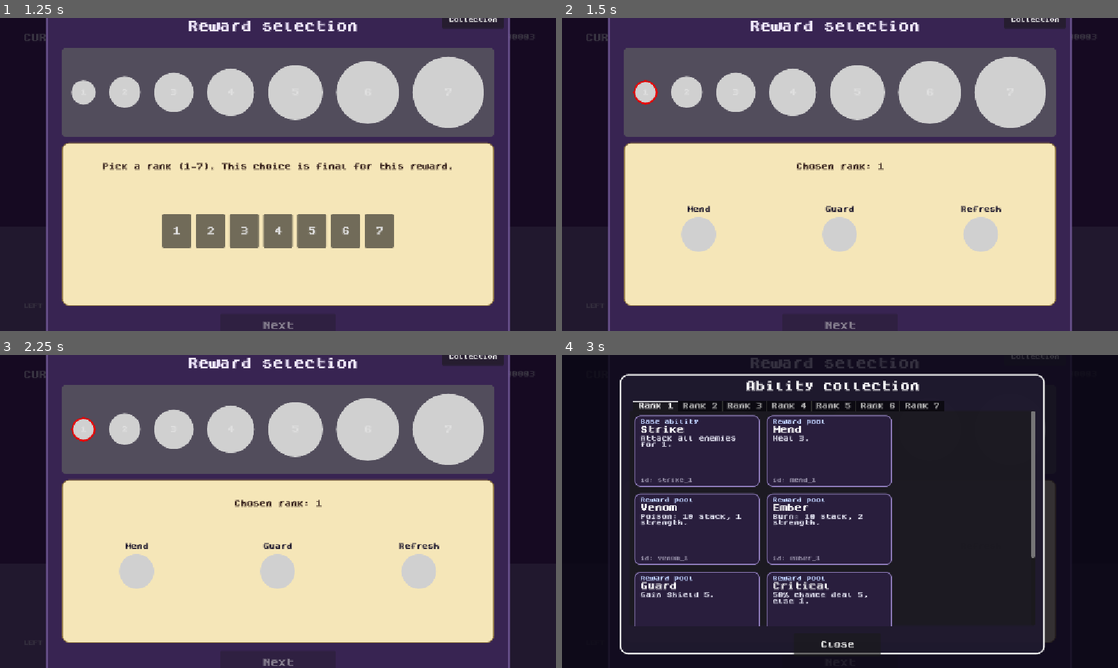
Above: before the commit, frames 1-4 (two rows, left to right).
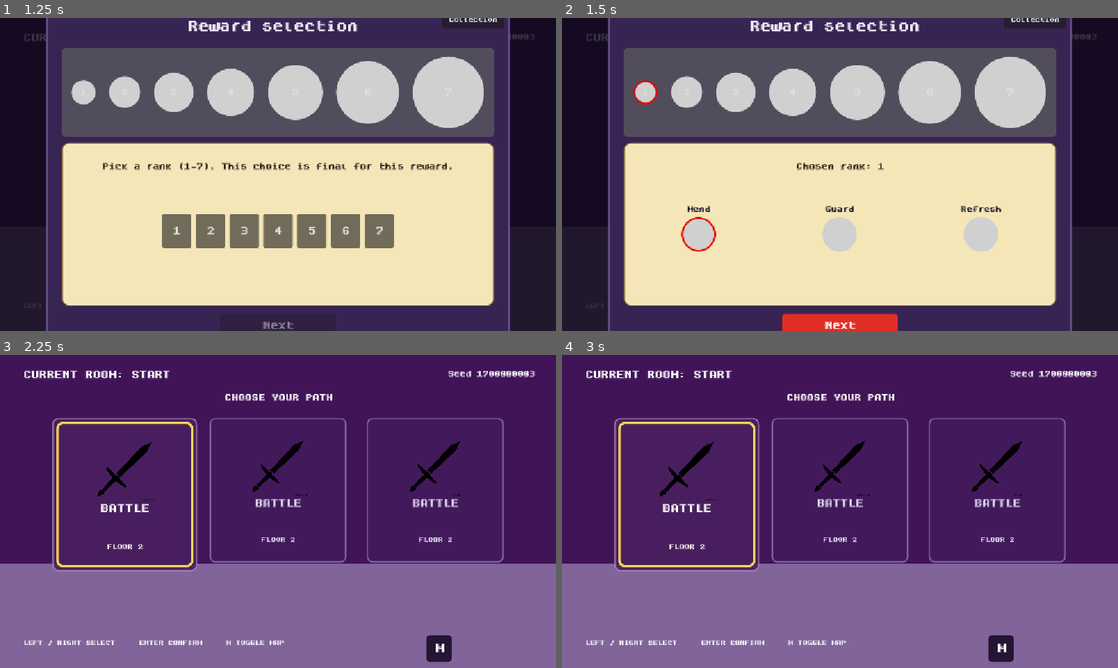
Above: after the commit, the same moments.

Repository: nmh6063-star/GameDesign-FinalProject
Game: Godot game, scene res://scenes/menu_screen.tscn
Same seed, same stepped clock (60 frames per second), same inputs: the game is played once before the commit and once after it.
Inputs (mouse positions are in pixels of both pictures, inside the frame that each line leads up to):
- Up to frame 1 (1.25 s): click (278, 215) at 0.5 s
- Up to frame 2 (1.5 s): click "1" at 1.25 s
- Up to frame 3 (2.25 s): click (278, 661) at 2 s, where only the run after the commit has a clickable "Next"
- Up to frame 4 (3 s): click (1034, 358) at 2.75 s, where only the run before the commit has a clickable "Collection"

Frame 1 is identical in both runs. In frame 2, 1.3% of the frame differs, in the area x 21-61%, y 63-100%; in frame 3, 90%; in frame 4, 99%, in the area x 0-100%, y 0-100%.

Commit message:
reimplement enemies

Diff:
--- /dev/null
+++ b/data/enemies/enemy_chicken.tres
@@ -0,0 +1,20 @@
+[gd_resource type="Resource" script_class="EnemyData" format=3 uid="uid://dhwycs47fr8uc"]
+
+[ext_resource type="Script" uid="uid://bcjr8w352653g" path="res://script/entities/enemies/actions/enemy_action_base.gd" id="1_base"]
+[ext_resource type="Script" uid="uid://box8rqf4wjr51" path="res://script/entities/enemies/enemy_data.gd" id="2_data"]
+[ext_resource type="Script" uid="uid://cw4hlvxifwn8g" path="res://script/entities/enemies/actions/direct_attack_action.gd" id="3_action"]
+[ext_resource type="Script" uid="uid://yo4105wmtbek" path="res://script/entities/enemies/effects/enemy_effect_base.gd" id="3_eff"]
+[ext_resource type="Texture2D" uid="uid://dx12fl0tb44r5" path="res://assets/Target.png" id="4_tex"]
+
+[sub_resource type="Resource" id="Action_1"]
+script = ExtResource("3_action")
+
+[resource]
+script = ExtResource("2_data")
+id = "enemy_chicken"
+display_name = "Chicken"
+sprite_texture = ExtResource("4_tex")
+sprite_scale = Vector2(0.3, 0.3)
+max_health = 30
+attack_damage = 5
+actions = Array[ExtResource("1_base")]([SubResource("Action_1")])
--- /dev/null
+++ b/data/enemies/enemy_fire.tres
@@ -0,0 +1,21 @@
+[gd_resource type="Resource" script_class="EnemyData" format=3 uid="uid://ddsdoejecdqtx"]
+
+[ext_resource type="Script" uid="uid://bcjr8w352653g" path="res://script/entities/enemies/actions/enemy_action_base.gd" id="1_base"]
+[ext_resource type="Script" uid="uid://box8rqf4wjr51" path="res://script/entities/enemies/enemy_data.gd" id="2_data"]
+[ext_resource type="Script" uid="uid://cvoaxx3d6tfs4" path="res://script/entities/enemies/actions/burn_attack_action.gd" id="3_action"]
+[ext_resource type="Script" uid="uid://yo4105wmtbek" path="res://script/entities/enemies/effects/enemy_effect_base.gd" id="3_eff"]
+[ext_resource type="Texture2D" uid="uid://bvr6is46sh2xc" path="res://assets/enemies/fire-enemy2.png" id="5_0retl"]
+
+[sub_resource type="Resource" id="Action_1"]
+script = ExtResource("3_action")
+
+[resource]
+script = ExtResource("2_data")
+id = "enemy_fire"
+display_name = "Fire Enemy"
+sprite_texture = ExtResource("5_0retl")
+sprite_scale = Vector2(0.5, 0.5)
+max_health = 100
+attack_damage = 15
+attack_interval = 10.0
+actions = Array[ExtResource("1_base")]([SubResource("Action_1")])
--- /dev/null
+++ b/data/enemies/enemy_guard.tres
@@ -0,0 +1,20 @@
+[gd_resource type="Resource" script_class="EnemyData" format=3 uid="uid://bjf70u4vp7hw4"]
+
+[ext_resource type="Script" uid="uid://bcjr8w352653g" path="res://script/entities/enemies/actions/enemy_action_base.gd" id="1_base"]
+[ext_resource type="Script" uid="uid://box8rqf4wjr51" path="res://script/entities/enemies/enemy_data.gd" id="2_data"]
+[ext_resource type="Script" uid="uid://dfcg8sq862pf8" path="res://script/entities/enemies/actions/self_heal_action.gd" id="3_action"]
+[ext_resource type="Script" uid="uid://yo4105wmtbek" path="res://script/entities/enemies/effects/enemy_effect_base.gd" id="3_eff"]
+[ext_resource type="Texture2D" uid="uid://dx12fl0tb44r5" path="res://assets/Target.png" id="4_tex"]
+
+[sub_resource type="Resource" id="Action_1"]
+script = ExtResource("3_action")
+
+[resource]
+script = ExtResource("2_data")
+id = "enemy_guard"
+display_name = "Guard"
+sprite_texture = ExtResource("4_tex")
+sprite_scale = Vector2(0.3, 0.3)
+max_health = 200
+attack_interval = 10.0
+actions = Array[ExtResource("1_base")]([SubResource("Action_1")])
--- /dev/null
+++ b/data/enemies/enemy_ice.tres
@@ -0,0 +1,21 @@
+[gd_resource type="Resource" script_class="EnemyData" format=3 uid="uid://bunhc5ixcgkqc"]
+
+[ext_resource type="Script" uid="uid://bcjr8w352653g" path="res://script/entities/enemies/actions/enemy_action_base.gd" id="1_base"]
+[ext_resource type="Script" uid="uid://box8rqf4wjr51" path="res://script/entities/enemies/enemy_data.gd" id="2_data"]
+[ext_resource type="Script" uid="uid://bkne8m71j1u1f" path="res://script/entities/enemies/actions/ice_attack_action.gd" id="3_action"]
+[ext_resource type="Script" uid="uid://yo4105wmtbek" path="res://script/entities/enemies/effects/enemy_effect_base.gd" id="3_eff"]
+[ext_resource type="Texture2D" uid="uid://dleny0qxftq1j" path="res://assets/enemies/ice-no-back.png" id="5_58fj3"]
+
+[sub_resource type="Resource" id="Action_1"]
+script = ExtResource("3_action")
+
+[resource]
+script = ExtResource("2_data")
+id = "enemy_ice"
+display_name = "Ice Enemy"
+sprite_texture = ExtResource("5_58fj3")
+sprite_scale = Vector2(0.1, 0.1)
+max_health = 80
+attack_damage = 12
+attack_interval = 10.0
+actions = Array[ExtResource("1_base")]([SubResource("Action_1")])
--- /dev/null
+++ b/data/enemies/enemy_knight.tres
@@ -0,0 +1,21 @@
+[gd_resource type="Resource" script_class="EnemyData" format=3 uid="uid://nty7nbl8x7sr"]
+
+[ext_resource type="Script" uid="uid://bcjr8w352653g" path="res://script/entities/enemies/actions/enemy_action_base.gd" id="1_base"]
+[ext_resource type="Script" uid="uid://box8rqf4wjr51" path="res://script/entities/enemies/enemy_data.gd" id="2_data"]
+[ext_resource type="Script" uid="uid://c0ybrm3kkd1uy" path="res://script/entities/enemies/actions/heavy_strike_action.gd" id="3_action"]
+[ext_resource type="Script" uid="uid://yo4105wmtbek" path="res://script/entities/enemies/effects/enemy_effect_base.gd" id="3_eff"]
+[ext_resource type="Texture2D" uid="uid://dx12fl0tb44r5" path="res://assets/Target.png" id="4_tex"]
+
+[sub_resource type="Resource" id="Action_1"]
+script = ExtResource("3_action")
+
+[resource]
+script = ExtResource("2_data")
+id = "enemy_knight"
+display_name = "Knight"
+sprite_texture = ExtResource("4_tex")
+sprite_scale = Vector2(0.3, 0.3)
+max_health = 150
+attack_damage = 20
+attack_interval = 8.0
+actions = Array[ExtResource("1_base")]([SubResource("Action_1")])
--- /dev/null
+++ b/data/enemies/enemy_machine_core.tres
@@ -0,0 +1,21 @@
+[gd_resource type="Resource" script_class="EnemyData" format=3 uid="uid://baognwa8w1mfp"]
+
+[ext_resource type="Script" uid="uid://bcjr8w352653g" path="res://script/entities/enemies/actions/enemy_action_base.gd" id="1_base"]
+[ext_resource type="Script" uid="uid://box8rqf4wjr51" path="res://script/entities/enemies/enemy_data.gd" id="2_data"]
+[ext_resource type="Script" uid="uid://cw4hlvxifwn8g" path="res://script/entities/enemies/actions/direct_attack_action.gd" id="3_action"]
+[ext_resource type="Script" uid="uid://yo4105wmtbek" path="res://script/entities/enemies/effects/enemy_effect_base.gd" id="3_eff"]
+[ext_resource type="Texture2D" uid="uid://dx12fl0tb44r5" path="res://assets/Target.png" id="4_tex"]
+
+[sub_resource type="Resource" id="Action_1"]
+script = ExtResource("3_action")
+
+[resource]
+script = ExtResource("2_data")
+id = "enemy_machine_core"
+display_name = "Machine Core"
+sprite_texture = ExtResource("4_tex")
+sprite_scale = Vector2(0.3, 0.3)
+max_health = 180
+attack_damage = 20
+attack_interval = 8.0
+actions = Array[ExtResource("1_base")]([SubResource("Action_1")])
--- /dev/null
+++ b/data/enemies/enemy_mage.tres
@@ -0,0 +1,21 @@
+[gd_resource type="Resource" script_class="EnemyData" format=3 uid="uid://0lmdoq35k4bi"]
+
+[ext_resource type="Script" uid="uid://bcjr8w352653g" path="res://script/entities/enemies/actions/enemy_action_base.gd" id="1_base"]
+[ext_resource type="Script" uid="uid://box8rqf4wjr51" path="res://script/entities/enemies/enemy_data.gd" id="2_data"]
+[ext_resource type="Script" uid="uid://dnu77ff3ufbjb" path="res://script/entities/enemies/actions/mana_drain_action.gd" id="3_action"]
+[ext_resource type="Script" uid="uid://yo4105wmtbek" path="res://script/entities/enemies/effects/enemy_effect_base.gd" id="3_eff"]
+[ext_resource type="Texture2D" uid="uid://dx12fl0tb44r5" path="res://assets/Target.png" id="4_tex"]
+
+[sub_resource type="Resource" id="Action_1"]
+script = ExtResource("3_action")
+
+[resource]
+script = ExtResource("2_data")
+id = "enemy_mage"
+display_name = "Mage"
+sprite_texture = ExtResource("4_tex")
+sprite_scale = Vector2(0.3, 0.3)
+max_health = 100
+attack_damage = 18
+attack_interval = 10.0
+actions = Array[ExtResource("1_base")]([SubResource("Action_1")])
--- /dev/null
+++ b/data/enemies/enemy_small_soldier.tres
@@ -0,0 +1,20 @@
+[gd_resource type="Resource" script_class="EnemyData" format=3 uid="uid://c5fsewmfnodrp"]
+
+[ext_resource type="Script" uid="uid://bcjr8w352653g" path="res://script/entities/enemies/actions/enemy_action_base.gd" id="1_base"]
+[ext_resource type="Script" uid="uid://box8rqf4wjr51" path="res://script/entities/enemies/enemy_data.gd" id="2_data"]
+[ext_resource type="Script" uid="uid://cw4hlvxifwn8g" path="res://script/entities/enemies/actions/direct_attack_action.gd" id="3_action"]
+[ext_resource type="Script" uid="uid://yo4105wmtbek" path="res://script/entities/enemies/effects/enemy_effect_base.gd" id="3_eff"]
+[ext_resource type="Texture2D" uid="uid://dx12fl0tb44r5" path="res://assets/Target.png" id="4_tex"]
+
+[sub_resource type="Resource" id="Action_1"]
+script = ExtResource("3_action")
+
+[resource]
+script = ExtResource("2_data")
+id = "enemy_small_soldier"
+display_name = "Small Soldier"
+sprite_texture = ExtResource("4_tex")
+sprite_scale = Vector2(0.2, 0.2)
+max_health = 40
+attack_damage = 8
+actions = Array[ExtResource("1_base")]([SubResource("Action_1")])
--- /dev/null
+++ b/data/enemies/enemy_small_spider.tres
@@ -0,0 +1,21 @@
+[gd_resource type="Resource" script_class="EnemyData" format=3 uid="uid://cxcqvetul8y2s"]
+
+[ext_resource type="Script" uid="uid://bcjr8w352653g" path="res://script/entities/enemies/actions/enemy_action_base.gd" id="1_base"]
+[ext_resource type="Script" uid="uid://box8rqf4wjr51" path="res://script/entities/enemies/enemy_data.gd" id="2_data"]
+[ext_resource type="Script" uid="uid://cw4hlvxifwn8g" path="res://script/entities/enemies/actions/direct_attack_action.gd" id="3_action"]
+[ext_resource type="Script" uid="uid://yo4105wmtbek" path="res://script/entities/enemies/effects/enemy_effect_base.gd" id="3_eff"]
+[ext_resource type="Texture2D" uid="uid://dx12fl0tb44r5" path="res://assets/Target.png" id="4_tex"]
+
+[sub_resource type="Resource" id="Action_1"]
+script = ExtResource("3_action")
+
+[resource]
+script = ExtResource("2_data")
+id = "enemy_small_spider"
+display_name = "Small Spider"
+sprite_texture = ExtResource("4_tex")
+sprite_scale = Vector2(0.2, 0.2)
+max_health = 30
+attack_damage = 8
+attack_interval = 4.0
+actions = Array[ExtResource("1_base")]([SubResource("Action_1")])
--- /dev/null
+++ b/data/enemies/enemy_spider_queen.tres
@@ -0,0 +1,21 @@
+[gd_resource type="Resource" script_class="EnemyData" format=3 uid="uid://b866tc7nfw08o"]
+
+[ext_resource type="Script" uid="uid://bcjr8w352653g" path="res://script/entities/enemies/actions/enemy_action_base.gd" id="1_base"]
+[ext_resource type="Script" uid="uid://box8rqf4wjr51" path="res://script/entities/enemies/enemy_data.gd" id="2_data"]
+[ext_resource type="Script" uid="uid://cw4hlvxifwn8g" path="res://script/entities/enemies/actions/direct_attack_action.gd" id="3_action"]
+[ext_resource type="Script" uid="uid://yo4105wmtbek" path="res://script/entities/enemies/effects/enemy_effect_base.gd" id="3_eff"]
+[ext_resource type="Texture2D" uid="uid://dx12fl0tb44r5" path="res://assets/Target.png" id="4_tex"]
+
+[sub_resource type="Resource" id="Action_1"]
+script = ExtResource("3_action")
+
+[resource]
+script = ExtResource("2_data")
+id = "enemy_spider_queen"
+display_name = "Spider Queen"
+sprite_texture = ExtResource("4_tex")
+sprite_scale = Vector2(0.3, 0.3)
+max_health = 120
+attack_damage = 15
+attack_interval = 8.0
+actions = Array[ExtResource("1_base")]([SubResource("Action_1")])
--- /dev/null
+++ b/data/enemies/enemy_stone_thrower.tres
@@ -0,0 +1,21 @@
+[gd_resource type="Resource" script_class="EnemyData" format=3 uid="uid://cjcirq2e705f7"]
+
+[ext_resource type="Script" uid="uid://bcjr8w352653g" path="res://script/entities/enemies/actions/enemy_action_base.gd" id="1_base"]
+[ext_resource type="Script" uid="uid://box8rqf4wjr51" path="res://script/entities/enemies/enemy_data.gd" id="2_data"]
+[ext_resource type="Script" uid="uid://cl00xdmedg0c" path="res://script/entities/enemies/actions/multi_ball_drop_action.gd" id="3_action"]
+[ext_resource type="Script" uid="uid://yo4105wmtbek" path="res://script/entities/enemies/effects/enemy_effect_base.gd" id="3_eff"]
+[ext_resource type="Texture2D" uid="uid://dx12fl0tb44r5" path="res://assets/Target.png" id="4_tex"]
+
+[sub_resource type="Resource" id="Action_1"]
+script = ExtResource("3_action")
+
+[resource]
+script = ExtResource("2_data")
+id = "enemy_stone_thrower"
+display_name = "Stone Thrower"
+sprite_texture = ExtResource("4_tex")
+sprite_scale = Vector2(0.3, 0.3)
+max_health = 40
+attack_damage = 8
+attack_interval = 7.0
+actions = Array[ExtResource("1_base")]([SubResource("Action_1")])
--- a/script/battle/controllers/reward_selection_controller.gd
+++ b/script/battle/controllers/reward_selection_controller.gd
@@ -151,7 +151,7 @@
 	var pool := RankAbilityCatalog.reward_options_for_rank(rank)
 	pool.shuffle()
 	_ability_entries = pool.slice(0, min(REWARD_SLOT_COUNT, pool.size()))
-	_picked_index = -1
+	_picked_index = 0 if _ability_entries.size() > 0 else -1
 	_refresh_reward_cards()
 	_refresh_next_state()
 
--- a/script/battle/core/battle_context.gd
+++ b/script/battle/core/battle_context.gd
@@ -25,6 +25,8 @@
 	"reflect_until_ms": 0,
 	"resurrect_ready": false,
 	"resurrect_used": false,
+	"burn_stacks": 0,
+	"freeze_stacks": 0,
 }
 var battle_flags := {
 	"last_damage": 0,
@@ -62,6 +64,8 @@
 		"reflect_until_ms": 0,
 		"resurrect_ready": false,
 		"resurrect_used": false,
+		"burn_stacks": 0,
+		"freeze_stacks": 0,
 	}
 	battle_flags = {
 		"last_damage": 0,
--- a/script/battle/core/battle_loop.gd
+++ b/script/battle/core/battle_loop.gd
@@ -177,6 +177,8 @@
 
 
 func _can_enter_action_mode() -> bool:
+	if int(_context.player_statuses.get("freeze_stacks", 0)) > 0:
+		return false
 	if _context.can_shoot():
 		return true
 	for item in _special_slot_entries():
@@ -414,6 +416,7 @@
 		_on_ball_dropped,
 		BattleLoadout.queue_ball_pool_ids()
 	)
+	_override_enemy_ids_from_stage()
 	_spawn_enemies()
 	_target.z_index = 999
 	_hud.clear_result()
@@ -427,6 +430,12 @@
 
 func _on_ball_dropped() -> void:
 	_context.consume_freeze_on_ball_drop()
+	var burn := int(_context.player_statuses.get("burn_stacks", 0))
+	if burn > 0:
+		damage_player(burn * 3)
+	var freeze := int(_context.player_statuses.get("freeze_stacks", 0))
+	if freeze > 0:
+		_context.player_statuses["freeze_stacks"] = freeze - 1
 	_complete_turn_after_drop()
 
 
@@ -681,6 +690,21 @@
 	return spawn.name.trim_prefix("EnemySpawn_")
 
 
+func _override_enemy_ids_from_stage() -> void:
+	var gm := _game_manager()
+	if gm == null or not gm.has_method("get_stage_enemy_ids"):
+		return
+	var room = gm.active_room() if gm.has_method("active_room") else null
+	var row := 0
+	if room != null:
+		var r = room.get("row")
+		if r != null:
+			row = int(r)
+	var ids: Array = gm.get_stage_enemy_ids(row)
+	for i in range(mini(ids.size(), _enemy_slots.size())):
+		_enemy_slots[i]._enemy_id = ids[i]
+
+
 func _game_manager() -> Node:
 	return get_node_or_null("/root/GameManager")
 
--- /dev/null
+++ b/script/entities/enemies/actions/burn_attack_action.gd
@@ -0,0 +1,6 @@
+extends EnemyActionBase
+class_name BurnAttackAction
+
+func execute(ctx: BattleContext, enemy: EnemyBase) -> void:
+	ctx.damage_player(enemy.data.attack_damage)
+	ctx.player_statuses["burn_stacks"] = int(ctx.player_statuses.get("burn_stacks", 0)) + 1
--- /dev/null
+++ b/script/entities/enemies/actions/heavy_strike_action.gd
@@ -0,0 +1,7 @@
+extends EnemyActionBase
+class_name HeavyStrikeAction
+
+const DAMAGE_MULTIPLIER := 2
+
+func execute(ctx: BattleContext, enemy: EnemyBase) -> void:
+	ctx.damage_player(enemy.data.attack_damage * DAMAGE_MULTIPLIER)
--- /dev/null
+++ b/script/entities/enemies/actions/ice_attack_action.gd
@@ -0,0 +1,9 @@
+extends EnemyActionBase
+class_name IceAttackAction
+
+# Number of ball drops the player must survive before the freeze lifts.
+const FREEZE_DURATION := 3
+
+func execute(ctx: BattleContext, enemy: EnemyBase) -> void:
+	ctx.damage_player(enemy.data.attack_damage)
+	ctx.player_statuses["freeze_stacks"] = FREEZE_DURATION
--- /dev/null
+++ b/script/entities/enemies/actions/mana_drain_action.gd
@@ -0,0 +1,6 @@
+extends EnemyActionBase
+class_name ManaDrainAction
+
+func execute(ctx: BattleContext, enemy: EnemyBase) -> void:
+	ctx.damage_player(enemy.data.attack_damage)
+	ctx.try_spend_mana(1)
--- /dev/null
+++ b/script/entities/enemies/actions/multi_ball_drop_action.gd
@@ -0,0 +1,9 @@
+extends EnemyActionBase
+class_name MultiBallDropAction
+
+const DROPS := 3
+const BALL_ID := "ball_normal"
+
+func execute(ctx: BattleContext, _enemy: EnemyBase) -> void:
+	for i in range(DROPS):
+		ctx.drop_ball_in_box(BALL_ID, 1)
--- /dev/null
+++ b/script/entities/enemies/actions/self_heal_action.gd
@@ -0,0 +1,8 @@
+extends EnemyActionBase
+class_name SelfHealAction
+
+const HEAL_AMOUNT := 20
+
+func execute(ctx: BattleContext, enemy: EnemyBase) -> void:
+	enemy.current_health = mini(enemy.current_health + HEAL_AMOUNT, enemy.max_health())
+	ctx.damage_player(enemy.data.attack_damage)
--- a/script/entities/enemies/enemy_catalog.gd
+++ b/script/entities/enemies/enemy_catalog.gd
@@ -6,11 +6,33 @@
 	"enemy1",
 	"enemy2",
 	"enemy_tutorial",  # TUTORIAL ONLY: used exclusively in tutorial.tscn
+	"enemy_chicken",
+	"enemy_stone_thrower",
+	"enemy_fire",
+	"enemy_ice",
+	"enemy_spider_queen",
+	"enemy_small_spider",
+	"enemy_knight",
+	"enemy_guard",
+	"enemy_small_soldier",
+	"enemy_mage",
+	"enemy_machine_core",
 ]
 const DATA_BY_ID := {
 	IDS[0]: preload("res://data/enemies/enemy1.tres"),
 	IDS[1]: preload("res://data/enemies/enemy2.tres"),
 	IDS[2]: preload("res://data/enemies/enemy_tutorial.tres"),  # TUTORIAL ONLY
+	IDS[3]: preload("res://data/enemies/enemy_chicken.tres"),
+	IDS[4]: preload("res://data/enemies/enemy_stone_thrower.tres"),
+	IDS[5]: preload("res://data/enemies/enemy_fire.tres"),
+	IDS[6]: preload("res://data/enemies/enemy_ice.tres"),
+	IDS[7]: preload("res://data/enemies/enemy_spider_queen.tres"),
+	IDS[8]: preload("res://data/enemies/enemy_small_spider.tres"),
+	IDS[9]: preload("res://data/enemies/enemy_knight.tres"),
+	IDS[10]: preload("res://data/enemies/enemy_guard.tres"),
+	IDS[11]: preload("res://data/enemies/enemy_small_soldier.tres"),
+	IDS[12]: preload("res://data/enemies/enemy_mage.tres"),
+	IDS[13]: preload("res://data/enemies/enemy_machine_core.tres"),
 }
 
 
--- a/script/game_manager/game_manager.gd
+++ b/script/game_manager/game_manager.gd
@@ -178,6 +178,14 @@
 
 func should_skip_battle_rewards() -> bool:
 	return true
+
+
+func get_stage_enemy_ids(row: int) -> Array:
+	if row >= 7:
+		return ["enemy_small_spider", "enemy_spider_queen", "enemy_small_spider"]
+	if row >= 4:
+		return ["enemy_fire", "enemy_fire", "enemy_ice"]
+	return ["enemy1", "enemy2", ""]
 
 
 func consume_pre_map_reward_pending() -> bool:
Binary file added: assets/enemies/fire-enemy2.png
Not shown, added: assets/enemies/fire-enemy2.png.import
Binary file added: assets/enemies/ice-no-back.png
Not shown, added: assets/enemies/ice-no-back.png.import
Not shown, added: script/entities/enemies/actions/burn_attack_action.gd.uid
Not shown, added: script/entities/enemies/actions/heavy_strike_action.gd.uid
Not shown, added: script/entities/enemies/actions/ice_attack_action.gd.uid
Not shown, added: script/entities/enemies/actions/mana_drain_action.gd.uid
Not shown, added: script/entities/enemies/actions/multi_ball_drop_action.gd.uid
Not shown, added: script/entities/enemies/actions/self_heal_action.gd.uid
